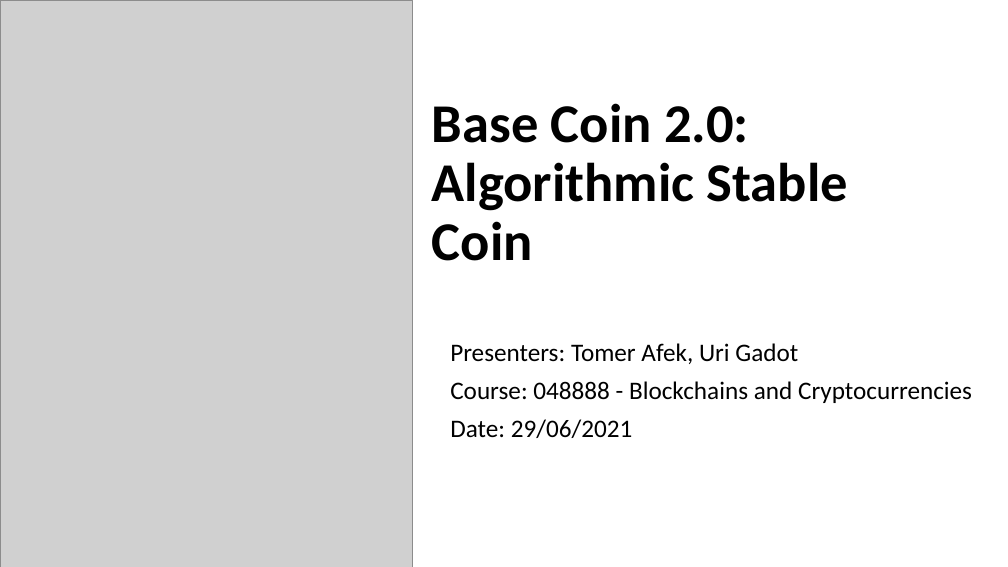
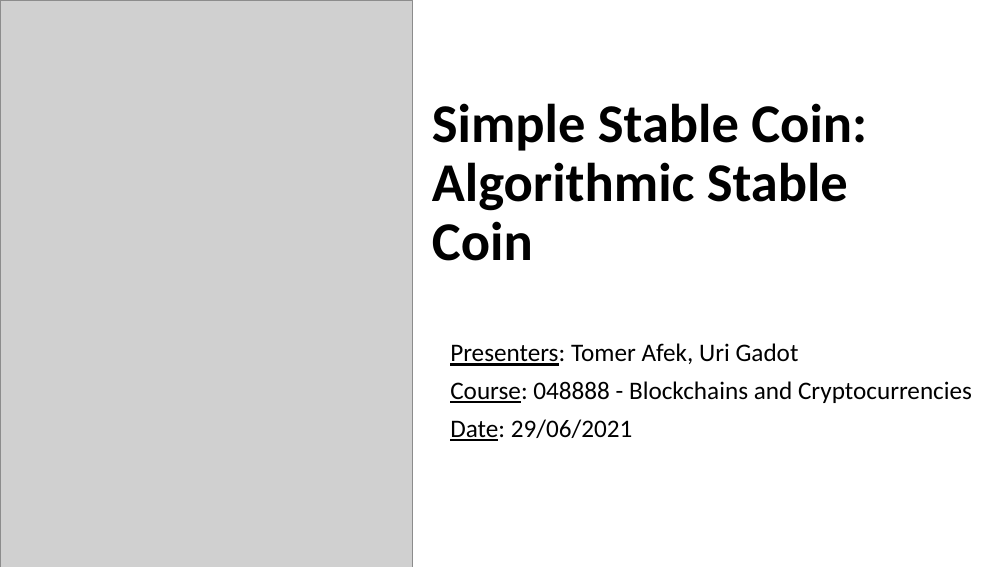
Before and after one commit to Ugadot/StableCoin, a slide deck: slide 1 of BaseCoin_Presentation.pptx. Drawn at 1008x567 pixels with LibreOffice and Linux fonts; fonts in the diff are those of the drawing; grey boxes stand for pictures. Boxes give left, top, right and bottom in pixels: in the first picture for what was removed or moved away, otherwise in the second. Text is boxed around its words. In the diff, an @@ line names an element or a change of style, - is before the commit and + after.

```diff
--- a/BaseCoin_Presentation.pptx
+++ b/BaseCoin_Presentation.pptx
@@ title at bbox=[432, 103, 867, 261]: text changed @@
-Base Coin 2.0:
-Algorithmic Stable Coin
+Simple Stable Coin:
+Algorithmic Stable Coin
@@ subtitle "Presenters: Tomer Afek, Uri Gadot" at bbox=[450, 343, 972, 441]: underline on in "Presenters:", "Course:", "Date:" @@
```
Also in this commit, not shown: 6 other slides changed.
